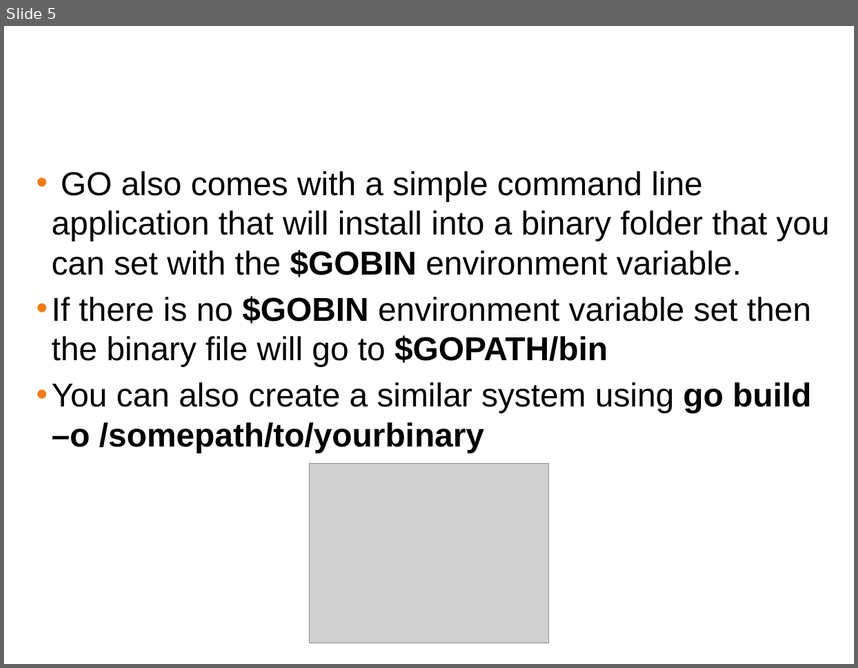
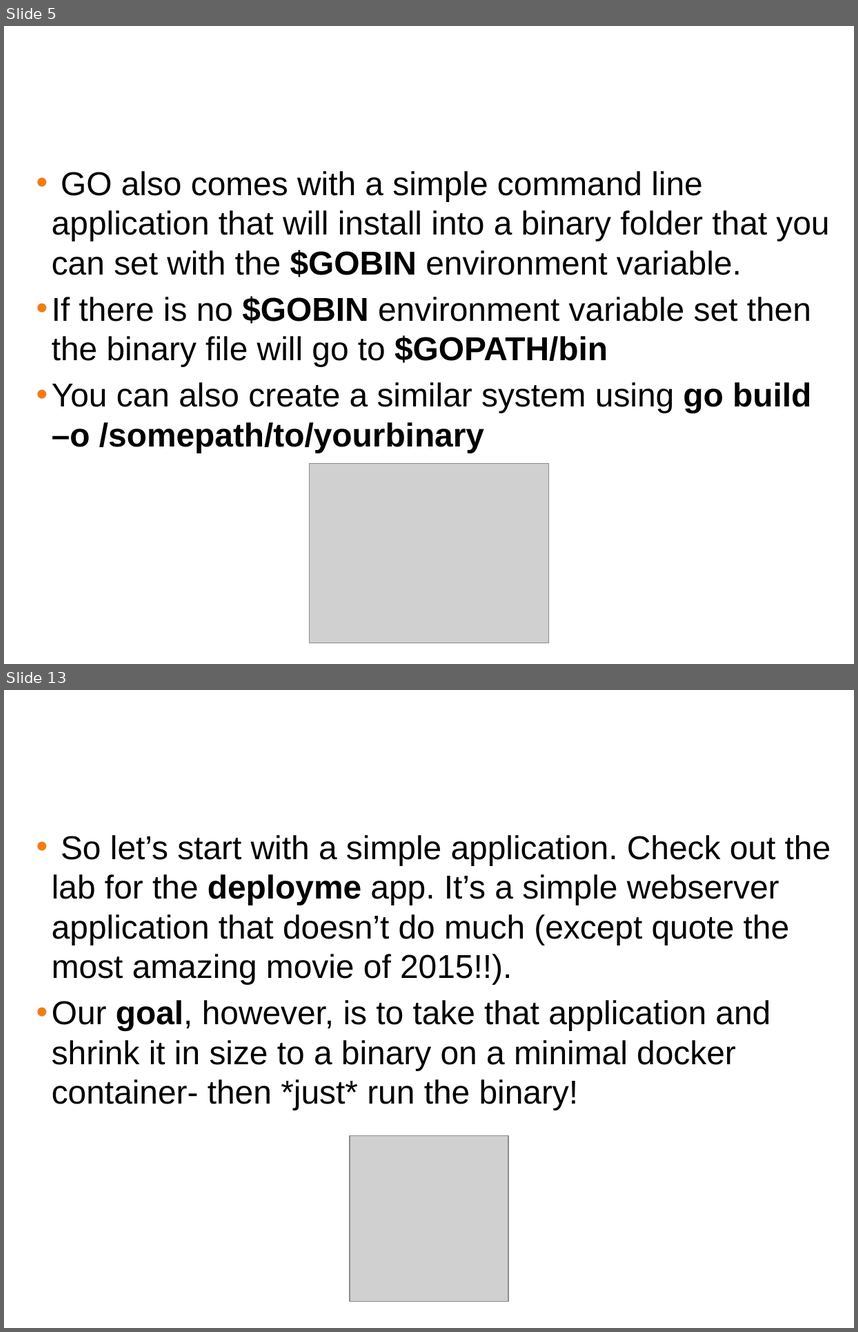
Before and after one commit to ferninphilly/golang_vmware, a slide deck: Module_5/presentations/module_5_presentation.pptx. Shown one above the other, each under a label of ours: slide 5 before the commit, slides 5 and 13 after it; the slides between them are not shown. The pictures are 858x668 and 858x1332 pixels, drawn with LibreOffice and Linux fonts; fonts in the diff are those of the drawing; grey boxes stand for pictures; background and template pictures are left out. Boxes give left, top, right and bottom in pixels: in the first picture for what was removed or moved away, otherwise in the second. Text is boxed around its words. In the diff, an @@ line names an element or a change of style, - is before the commit and + after.

```diff
--- a/Module_5/presentations/module_5_presentation.pptx
+++ b/Module_5/presentations/module_5_presentation.pptx
@@ slide 13 added at bbox=[4, 690, 854, 1328], background #FFFFFF @@
@@ title added at bbox=[11, 704, 846, 767], 38 pt, text #FFFFFF @@
+Multi-stage deployments
@@ text added at bbox=[52, 835, 831, 1110], 28 pt, text #000000 @@
+• So let’s start with a simple application. Check out the lab for the deployme app. It’s a simple webserver application that doesn’t do much (except quote the most amazing movie of 2015!!).
+• Our goal, however, is to take that application and shrink it in size to a binary on a minimal docker container- then *just* run the binary!
@@ picture added at bbox=[350, 1136, 509, 1301] @@
```
Also in this commit, not shown: 1 slide changed, 6 other slides added, 1 slide removed, 1 other file.
